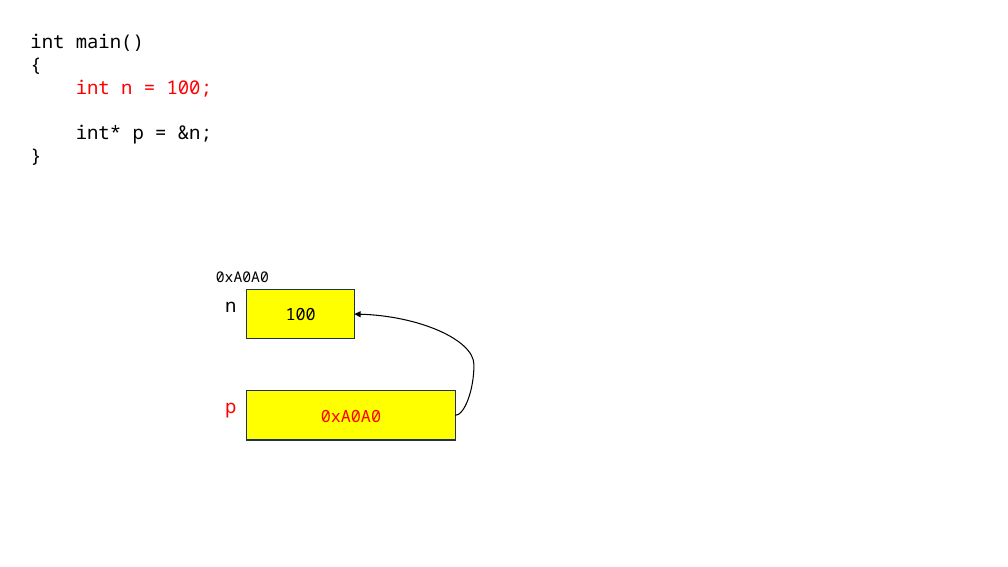
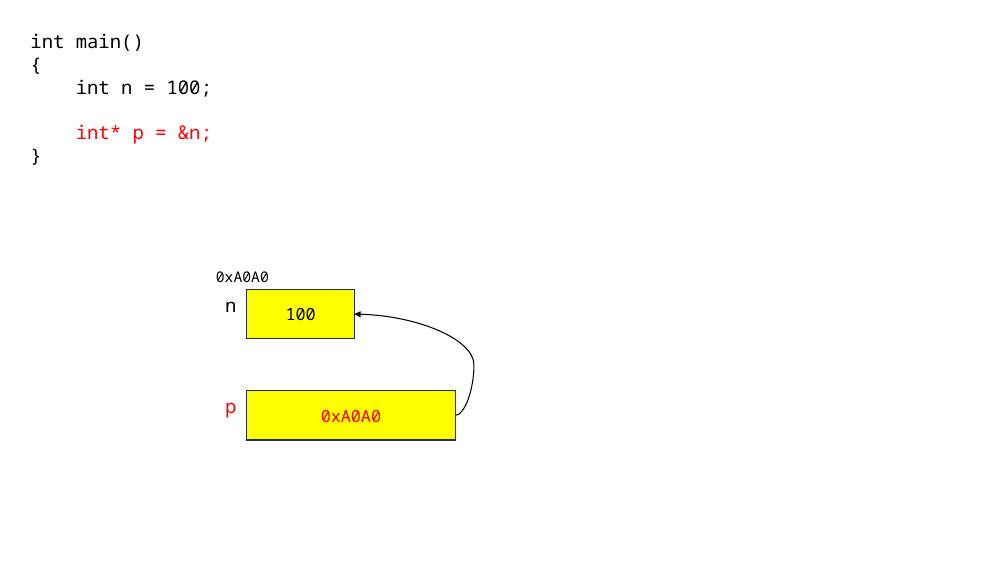
Before and after one commit to rlaxodnd98/SWIP77, a slide deck: slide 4 of cpp_230824.pptx. Drawn at 1008x567 pixels with LibreOffice and Linux fonts; fonts in the diff are those of the drawing. Boxes give left, top, right and bottom in pixels: in the first picture for what was removed or moved away, otherwise in the second. Text is boxed around its words. In the diff, an @@ line names an element or a change of style, - is before the commit and + after.

```diff
--- a/cpp_230824.pptx
+++ b/cpp_230824.pptx
@@ text at [76,79,212,144]: text colour #FF0000 to #000000 in "int n = 100;"; text colour #000000 to #FF0000 in "int* p = &n;" @@
```
Also in this commit, not shown: 1 other slide changed, 3 slides added, 1 other file.
